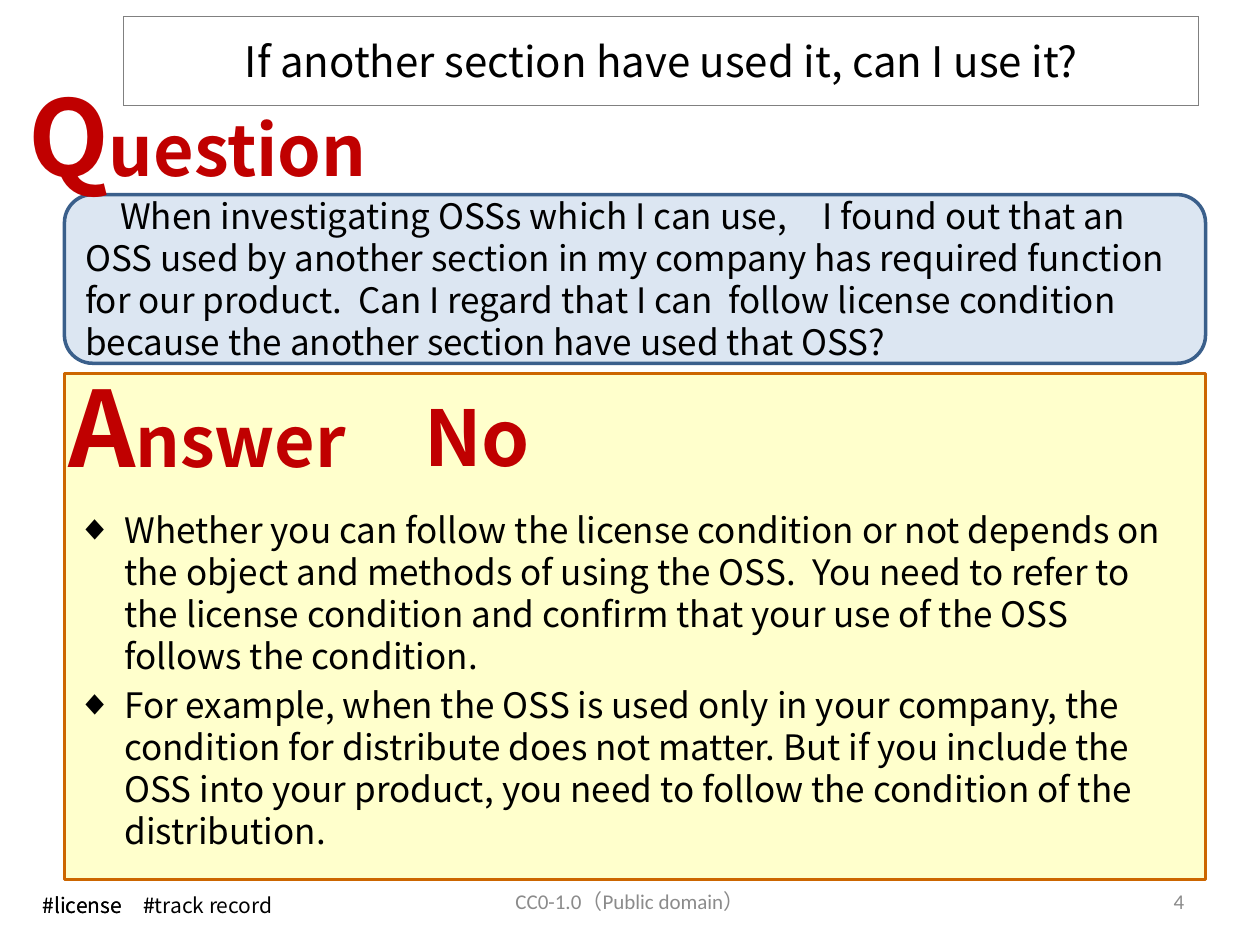
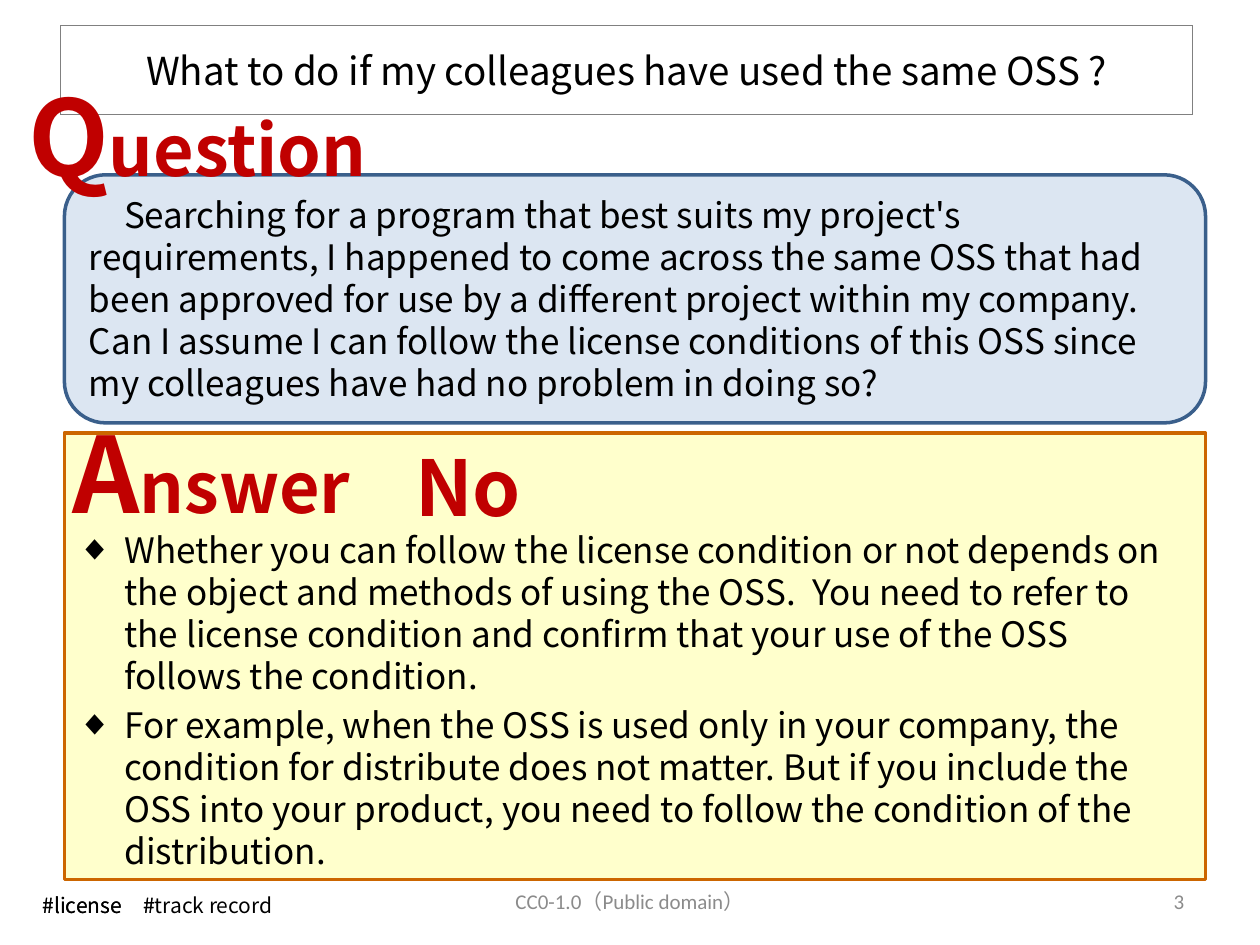
Before and after one commit to OpenChain-Project/OpenChain-JWG, a slide deck: slide 4 of Education_Material/FAQ/Misunderstandings_of_OSS_licenses_CC0.pptx. Drawn at 1260x945 pixels with LibreOffice and Linux fonts; fonts in the diff are those of the drawing. Boxes give left, top, right and bottom in pixels: in the first picture for what was removed or moved away, otherwise in the second. Text is boxed around its words. In the diff, an @@ line names an element or a change of style, - is before the commit and + after.

```diff
--- a/Education_Material/FAQ/Misunderstandings_of_OSS_licenses_CC0.pptx
+++ b/Education_Material/FAQ/Misunderstandings_of_OSS_licenses_CC0.pptx
@@ title "What to do if my ...": place and size @@
-title "What to do if my ..." at box(123, 16, 1198, 106)
+title "What to do if my ..." at box(60, 25, 1192, 115)
@@ title at box(146, 54, 1080, 95): text changed; size 24 to 22 pt @@
-If another section have used it, can I use it?
+What to do if my colleagues have used the same OSS ?
@@ rounded rectangle "Searching for a program that ...": place and size @@
-rounded rectangle "Searching for a program that ..." at box(64, 195, 1206, 364)
+rounded rectangle "Searching for a program that ..." at box(64, 175, 1206, 423)
@@ text in rounded rectangle at box(89, 199, 1142, 405): text changed @@
-When investigating OSSs which I can use, I found out that an OSS used by another section in my company has required function for our product. Can I regard that I can follow license condition because the another section have used that OSS?
+Searching for a program that best suits my project's requirements, I happened to come across the same OSS that had been approved for use by a different project within my company. Can I assume I can follow the license conditions of this OSS since my colleagues have had no problem in doing so?
@@ text "Answer": place and size @@
-text "Answer" at box(55, 357, 387, 496)
+text "Answer" at box(60, 402, 392, 542)
@@ rectangle: place and size @@
-rectangle at box(64, 373, 1206, 879)
+rectangle at box(64, 433, 1206, 879)
@@ text "No" rewrapped from box(424, 409, 530, 467) to box(415, 459, 521, 535) @@
@@ text "Whether you can follow the ...": place and size @@
-text "Whether you can follow the ..." at box(124, 514, 1160, 845)
+text "Whether you can follow the ..." at box(124, 534, 1160, 865)
@@ page number at box(1174, 895, 1185, 909): text changed @@
-4
+3
```
Also in this commit, not shown: 10 other slides changed, 5 slides added, 20 slides removed.
